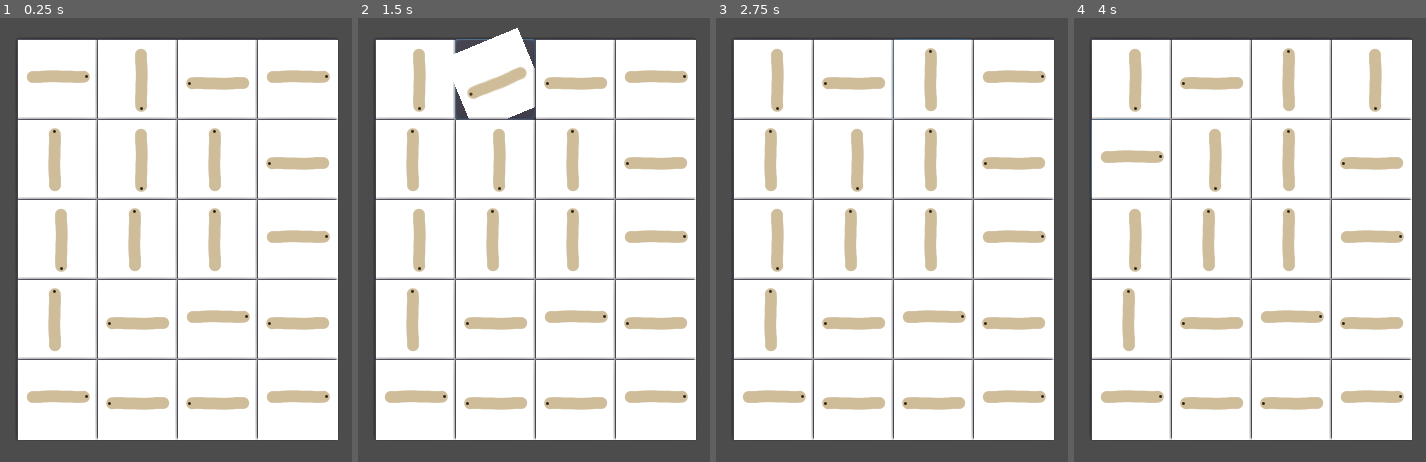
Above: before the commit, frames 1-4 (left to right).
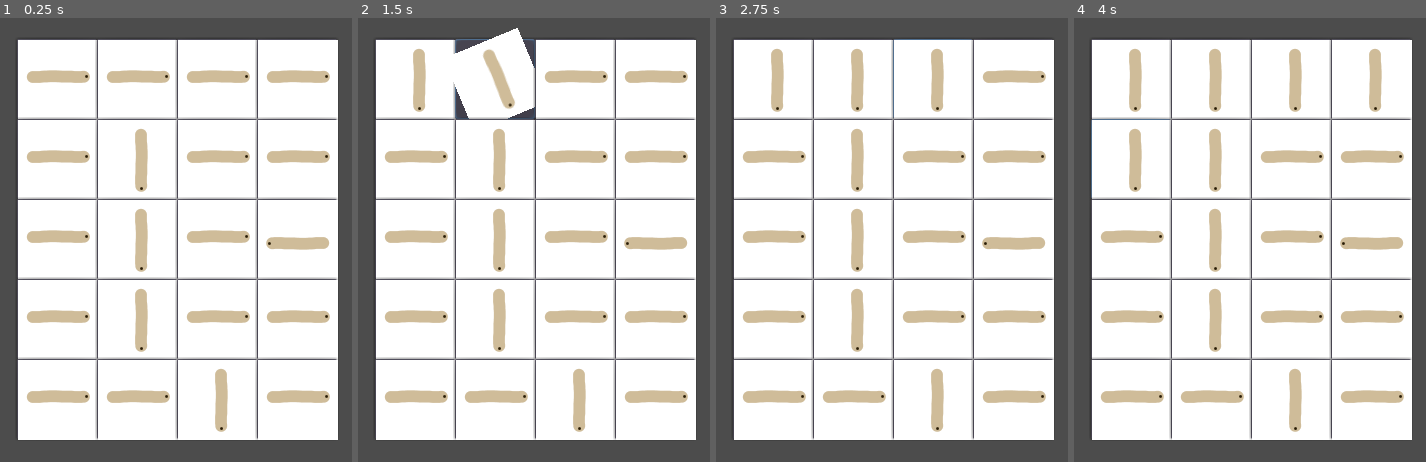
Above: after the commit, the same moments.

Repository: khajer/pipe-game
Game: Godot game, scene res://scenes/Play.tscn
Two runs of this game, one before a commit and one after it. Both use one fixed random seed, a clock stepped at 60 frames per second and the inputs below.
Inputs (mouse positions are in pixels of both pictures, inside the frame that each line leads up to):
- Up to frame 1 (0.25 s): no input
- Up to frame 2 (1.5 s): click (414, 80) at 0.5 s; click (495, 80) at 1.27 s
- Up to frame 3 (2.75 s): click (934, 80) at 2.02 s
- Up to frame 4 (4 s): click (1369, 80) at 2.77 s; click (1130, 160) at 3.52 s

The runs differ from the first frame. In frame 1, 9.7% of the frame differs, in the area x 7-94%, y 6-94%; in frame 2, 9.7%; in frame 3, 9.7%; in frame 4, 9.7%.

Commit message:
update logic check

Diff:
--- a/project.godot
+++ b/project.godot
@@ -7,6 +7,16 @@
 ;   param=value ; assign values to parameters
 
 config_version=4
+
+_global_script_classes=[ {
+"base": "Button",
+"class": "BtnBlock",
+"language": "GDScript",
+"path": "res://scenes/BtnBlock.gd"
+} ]
+_global_script_class_icons={
+"BtnBlock": ""
+}
 
 [application]
 
--- a/scenes/BtnBlock.gd
+++ b/scenes/BtnBlock.gd
@@ -1,6 +1,7 @@
 extends Button
 
 const DELAY_TIME_ANIMATE = 0.2
+class_name BtnBlock
 
 var blocktype = 0
 var rotation_degrees = 0
@@ -8,24 +9,25 @@
 var connect_right = false
 var connect_top = false
 var connect_bottom = false
-
+var is_last_path = false
 var links = []
+var col = 0
+var row = 0
 
 const ROTATE_DEGREES = 90
 
 signal block_pressed
 
 func _ready():
-	_set_connect()
+	_set_connect_side()
 	set_rotate_degrees(rotation_degrees, true)
-	pass
-
 
 func set_rotate_degrees(degrees, animate):
 	if animate == true:
 		rotate_block_tween(self.get_child(0), degrees)
 	else:
 		$AnimatedSprite.rotation_degrees = degrees
+	_set_connect_side()
 
 
 func rotate_block_tween(block, degree):
@@ -37,22 +39,21 @@
 	tween.start()
 
 
-func _set_connect():
+func _set_connect_side():
 	if self.blocktype == 0:
-		match (int(self.rotation_degrees)):
+		match (int(self.rotation_degrees%360)):
 			0, 180:
 				connect_left = true
+				connect_top = false
 				connect_right = true
-				connect_top = false
 				connect_bottom = false
 			90, 270:
 				connect_left = false
+				connect_top = true
 				connect_right = false
-				connect_top = true
 				connect_bottom = true
 			_:
 				pass
-
 
 
 func clear_link_block():
--- a/scenes/Play.gd
+++ b/scenes/Play.gd
@@ -2,10 +2,18 @@
 
 const BLOCK_W = 80
 
+var value_block = []
+var block_data = []
 # Called when the node enters the scene tree for the first time.
 func _ready():
-	pass # Replace with function body
+	value_block = gen_value_block()
 	create_block()
+
+	var block_path = find_block_pass_path()
+	if len(block_path) > 0 :
+		print("found", block_path)
+	else:
+		print("not found")
 
 # Called every frame. 'delta' is the elapsed time since the previous frame.
 #func _process(delta):
@@ -13,29 +21,34 @@
 
 func create_block():
 	print("create_block")
-	var data = []
+
 	for r in range (0, 5):
 		var row = []
 		for c in range(0, 4):
 			var block = gen_block( r, c)
+			block.row = r
+			block.col = c
 			self.add_child(block)
-			#check left chain
-			if c != 0:
+
+			if c == 3:
+				block.is_last_path = true
+
+			if c > 0:
 				if block.connect_left == true and row[c-1].connect_right == true:
+					row[c-1].links.append(block)
 					block.links.append(row[c-1])
-					row[c-1].links.append(block)
 
-			#check top chain
-			if r != 0:
-				if block.connect_top == true and data[r-1][c].connect_bottom == true:
-					block.links.append(data[r-1][c])
-					data[r-1][c].links.append(block)
+			if r > 0:
+				if block.connect_top == true and block_data[r-1][c].connect_bottom == true:
+					block_data[r-1][c].links.append(block)
+					block.links.append(block_data[r-1][c])
+
 			row.append(block)
-		data.append(row)
+		block_data.append(row)
 
-	show_data(data)
-	show_connect(data)
-	show_block_detail(data)
+	show_data(block_data)
+	show_connect(block_data)
+	show_block_detail(block_data)
 
 
 func show_data(data):
@@ -43,7 +56,6 @@
 		var s = ""
 		for c in range (0, 4):
 			s += str(data[r][c].rotation_degrees) + ", "
-
 		print(s)
 
 func show_connect(data):
@@ -51,7 +63,10 @@
 	for r in range(0, 5):
 		var s = ""
 		for c in range (0, 4):
-			s += str(len(data[r][c].links)) + ", "
+			if len(data[r][c].links) > 0:
+				s += str(len(data[r][c].links)) + ", "
+			else:
+				s += str(len(data[r][c].links)) + ", "
 		print(s)
 
 func show_block_detail(data):
@@ -59,10 +74,21 @@
 	for r in range(0, 5):
 		for c in range (0, 4):
 			print(r, " ", c, ": ",
-				data[r][c].connect_left, " ",
-				data[r][c].connect_right," ",
-				data[r][c].connect_top, " ",
-				data[r][c].connect_bottom)
+				block_data[r][c].connect_left, " ",
+				block_data[r][c].connect_top," ",
+				block_data[r][c].connect_right, " ",
+				block_data[r][c].connect_bottom)
+
+
+
+func gen_value_block():
+	return [
+		[0, 0, 0, 0],
+		[0, 90, 0, 0],
+		[0, 90, 0, 180],
+		[0, 90, 0, 0],
+		[0, 0, 90, 0],
+	]
 
 func gen_block(r, c):
 	var block = preload("res://scenes/BtnBlock.tscn").instance()
@@ -71,15 +97,91 @@
 	block.rect_position.y = r * BLOCK_W + (BLOCK_W/2)
 	block.blocktype = 0
 
-	var rng = RandomNumberGenerator.new()
-	rng.randomize()
-	var random = rng.randi_range(0, 3)
-	var degree = 90 * random
+	#	var rng = RandomNumberGenerator.new()
+#	rng.randomize()
+#	var random = rng.randi_range(0, 3)
+#	var degree = 90 * random
+	block.rotation_degrees  = value_block[r][c]
 
-	block.rotation_degrees = degree
 	block.connect("block_pressed", self, "on_block_pressed")
 
 	return block
 
-func on_block_pressed(block):
+func on_block_pressed(block: BtnBlock):
 	print("receive signal block_pressed", block)
+	print("> ",block.rotation_degrees, " ", block.connect_left, block.connect_top, block.connect_right, block.connect_bottom)
+	clear_link_block(block)
+	set_link_block(block)
+
+#	show_data(block_data)
+	show_connect(block_data)
+#	show_block_detail(block_data)
+
+func clear_link_block(block: BtnBlock):
+	block.clear_link_block()
+
+
+
+
+func set_link_block(block: BtnBlock):
+	if block.connect_left == true and block.col-1 >= 0 and block_data[block.row][block.col-1].connect_right == true :
+		block_data[block.row][block.col-1].links.append(block)
+		block.links.append(block_data[block.row][block.col-1])
+
+	if block.connect_top == true and block.row-1 >= 0 and block_data[block.row-1][block.col].connect_bottom == true :
+		block_data[block.row-1][block.col].links.append(block)
+		block.links.append(block_data[block.row-1][block.col])
+#
+	if block.connect_right == true and block.col+1 < 4 and block_data[block.row][block.col+1].connect_left == true:
+		block.links.append(block_data[block.row][block.col+1])
+		block_data[block.row][block.col+1].links.append(block)
+#
+	if block.connect_bottom == true and block.row +1 < 5 and block_data[block.row+1][block.col].connect_top == true :
+		block.links.append(block_data[block.row+1][block.col])
+		block_data[block.row+1][block.col].links.append(block)
+
+
+func check_block(block: BtnBlock, blockpath):
+	print(" >> block check: ", block, ", ", blockpath)
+
+	if block.is_last_path == true and block.connect_right == true:
+		print("final : ", blockpath)
+		return blockpath
+	else:
+
+		var block_next = block.links
+		print("next : ", block_next)
+#
+		if len(blockpath) > 0 :
+			for b_chk in blockpath:
+				for b in block_next:
+					if b_chk != b:
+						block_next.erase(b_chk)
+		for b in block_next:
+			print("next : ", b)
+			blockpath.append(block)
+			return check_block(b, blockpath)
+
+		return []
+
+func find_block_pass_path():
+	var head_blocks = [
+		block_data[0][0],
+		block_data[1][0],
+		block_data[2][0],
+		block_data[3][0],
+		block_data[4][0],
+	]
+
+	print(block_data[0][0], " ", block_data[0][1], " ", block_data[0][2], " ", block_data[0][3])
+	print(block_data[0][0].links)
+	print(block_data[0][1].links)
+	print(block_data[0][2].links)
+	print(block_data[0][3].links)
+	for block_start in head_blocks:
+		var paths = check_block(block_start, [])
+		print(paths)
+		if len(paths) != 0:
+			return paths
+
+	return []
